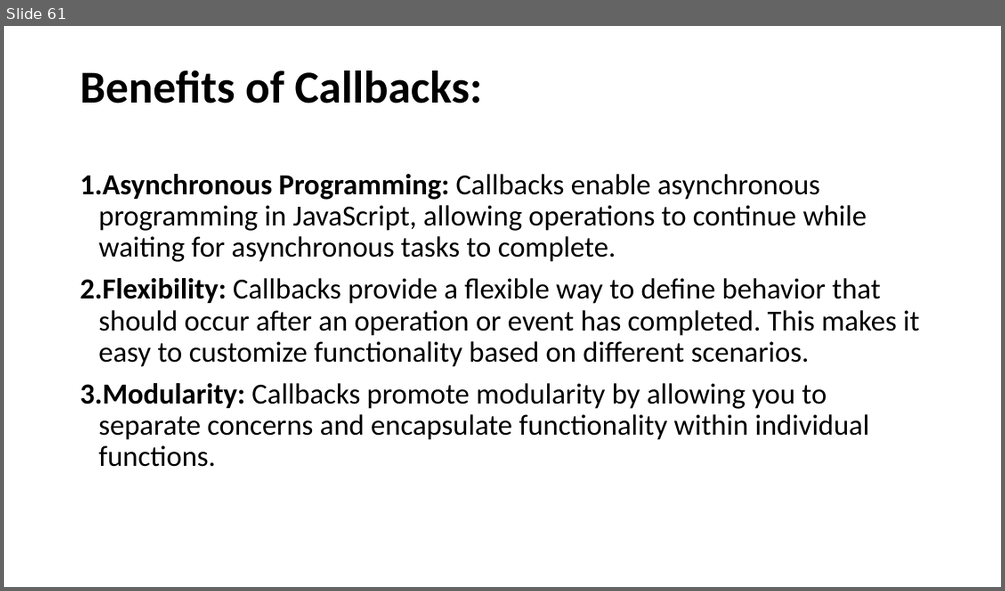
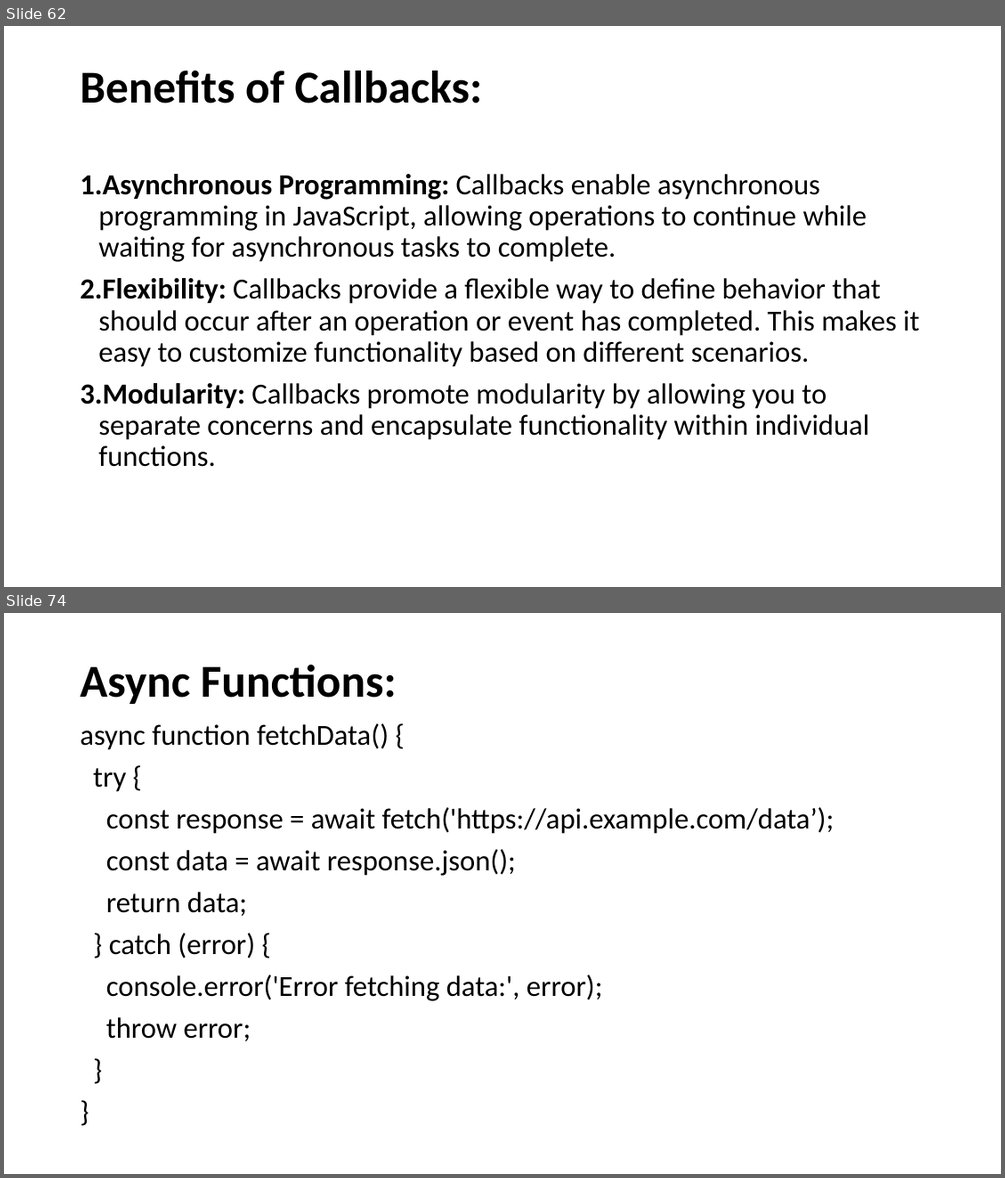
Before and after one commit to SethLK/JavaScript-Wizard-Course-for-Beginners, a slide deck: JavaScript Master Course for Beginners.pptx. Shown one above the other, each under a label of ours: slide 61 before the commit, slides 62 and 74 after it; the slides between them are not shown. The pictures are 1005x591 and 1005x1178 pixels, drawn with LibreOffice and Linux fonts; fonts in the diff are those of the drawing. Boxes give left, top, right and bottom in pixels: in the first picture for what was removed or moved away, otherwise in the second. Text is boxed around its words. In the diff, an @@ line names an element or a change of style, - is before the commit and + after.

```diff
--- a/JavaScript Master Course for Beginners.pptx
+++ b/JavaScript Master Course for Beginners.pptx
@@ slide 74 added at <box>4,613,1001,1174</box>, background #FFFFFF @@
@@ title added at <box>80,665,396,704</box>, 44 pt, text #000000, bold @@
+Async Functions:
@@ text added at <box>80,723,834,1041</box>, 28 pt, text #000000 @@
+async function fetchData() {
+try {
+const response = await fetch('https://api.example.com/data’);
+const data = await response.json();
+return data;
+} catch (error) {
+console.error('Error fetching data:', error);
+throw error;
+}
+}
@@ what was slide 61 is now slide 62 @@
```
Also in this commit, not shown: 9 slides changed, 14 other slides added.
